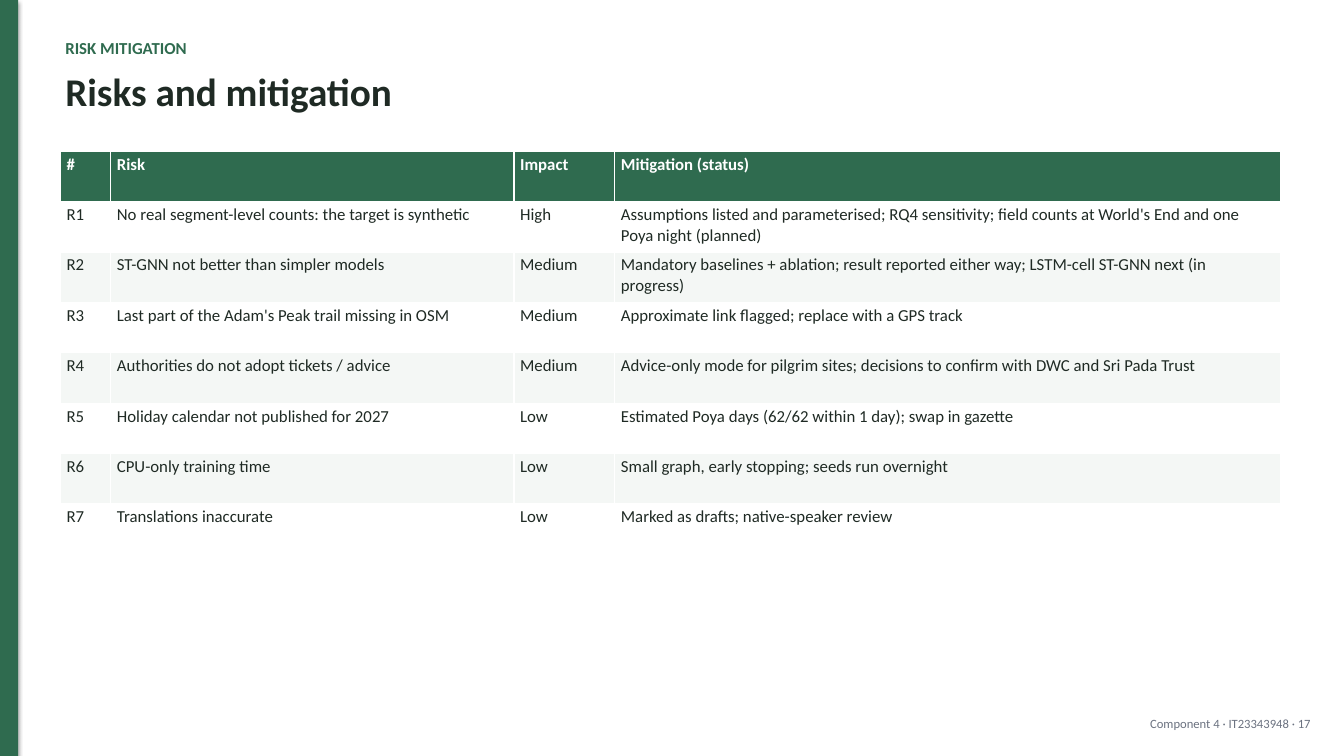
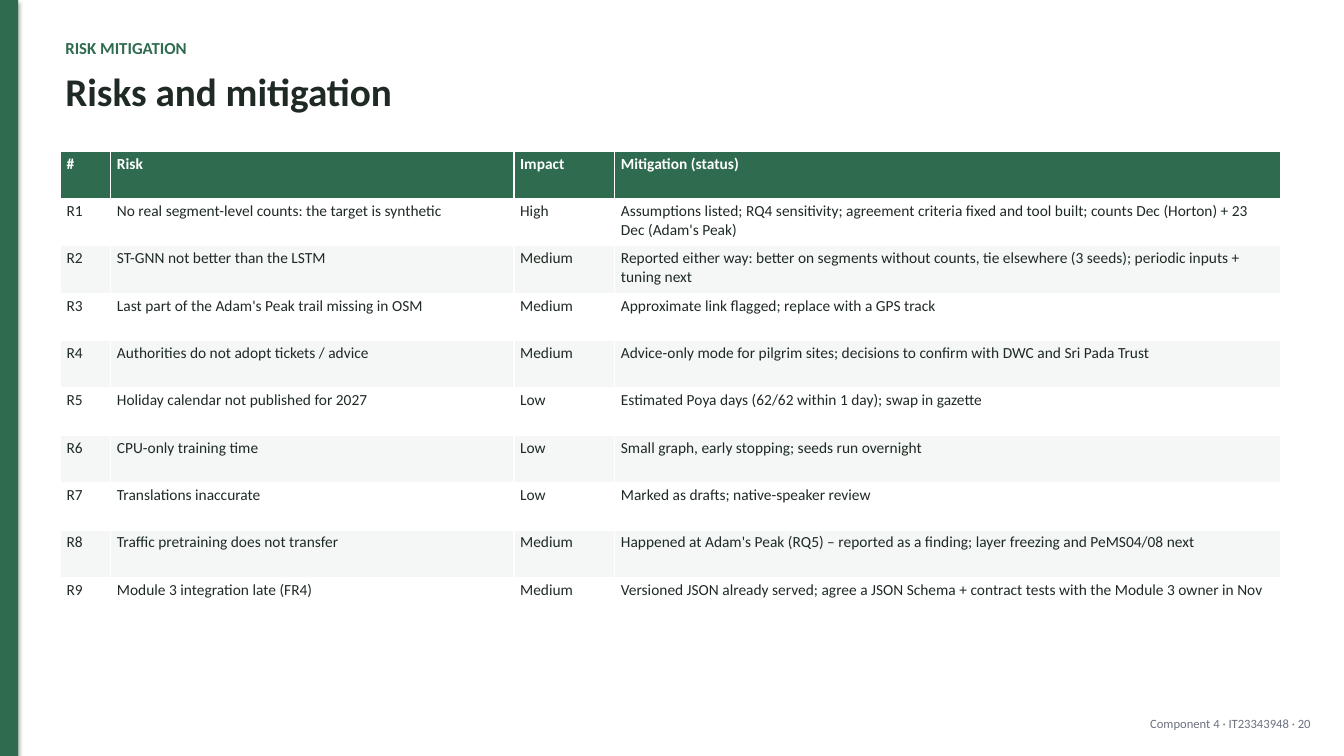
Before and after one commit to mirshadahamed/Decentralized-Hiking-AI, a slide deck: slide 20 of research/component_4/docs/slides/PP1_Component4.pptx (slide 17 before the commit). Drawn at 1344x756 pixels with LibreOffice and Linux fonts; fonts in the diff are those of the drawing. Boxes give left, top, right and bottom in pixels: in the first picture for what was removed or moved away, otherwise in the second. Text is boxed around its words. In the diff, an @@ line names an element or a change of style, - is before the commit and + after.

Commit message:
Adam's Peak spatial CV with 3 seeds; slides and docs updated

```diff
--- a/research/component_4/docs/slides/PP1_Component4.pptx
+++ b/research/component_4/docs/slides/PP1_Component4.pptx
@@ table at (60, 151, 1280, 625) @@
-row 2, column 4: Assumptions listed and parameterised; RQ4 sensitivity; field counts at World's End and one Poya night (planned)
+row 2, column 4: Assumptions listed; RQ4 sensitivity; agreement criteria fixed and tool built; counts Dec (Horton) + 23 Dec (Adam's Peak)
-row 3, column 2: ST-GNN not better than simpler models
+row 3, column 2: ST-GNN not better than the LSTM
-row 3, column 4: Mandatory baselines + ablation; result reported either way; LSTM-cell ST-GNN next (in progress)
+row 3, column 4: Reported either way: better on segments without counts, tie elsewhere (3 seeds); periodic inputs + tuning next
+row 9: R8 | Traffic pretraining does not transfer | Medium | Happened at Adam's Peak (RQ5) – reported as a finding; layer freezing and PeMS04/08 next
+row 10: R9 | Module 3 integration late (FR4) | Medium | Versioned JSON already served; agree a JSON Schema + contract tests with the Module 3 owner in Nov
@@ text at (1150, 719, 1311, 730): text changed @@
-Component 4 · IT23343948 · 17
+Component 4 · IT23343948 · 20
```
Also in this commit, not shown: 9 other slides changed, 5 slides added, 1 slide removed, 21 other files.
